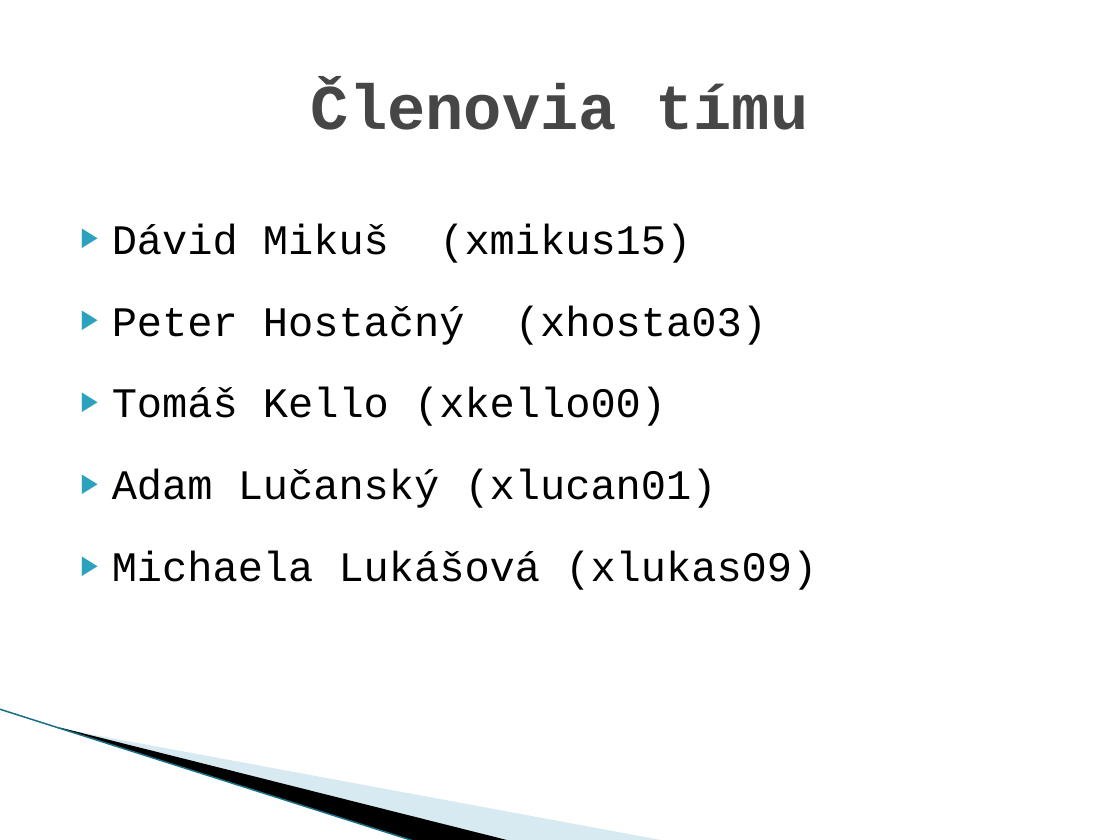
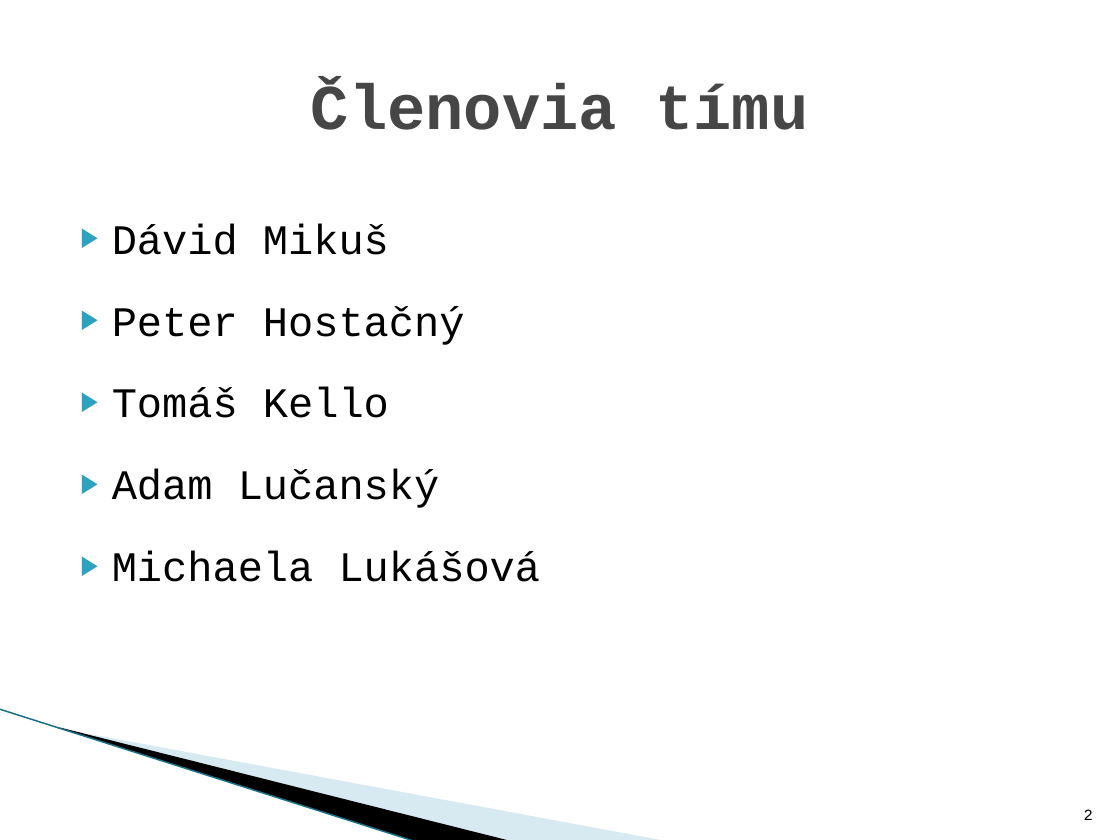
Before and after one commit to Dasio/IFJ, a slide deck: slide 2 of obhajoba/ifj_prezentacia.pptx. Drawn at 1120x840 pixels with LibreOffice and Linux fonts; fonts in the diff are those of the drawing; background and template pictures are left out. Boxes give left, top, right and bottom in pixels: in the first picture for what was removed or moved away, otherwise in the second. Text is boxed around its words. In the diff, an @@ line names an element or a change of style, - is before the commit and + after.

```diff
--- a/obhajoba/ifj_prezentacia.pptx
+++ b/obhajoba/ifj_prezentacia.pptx
@@ text at (112,223,541,582): text changed @@
-▶ Dávid Mikuš (xmikus15)
-▶ Peter Hostačný (xhosta03)
-▶ Tomáš Kello (xkello00)
-▶ Adam Lučanský (xlucan01)
-▶ Michaela Lukášová (xlukas09)
+▶ Dávid Mikuš
+▶ Peter Hostačný
+▶ Tomáš Kello
+▶ Adam Lučanský
+▶ Michaela Lukášová
@@ page number added at (1084,809,1093,820), 10 pt, text #000000 @@
+2
```
Also in this commit, not shown: 12 other slides changed, 1 other file.
